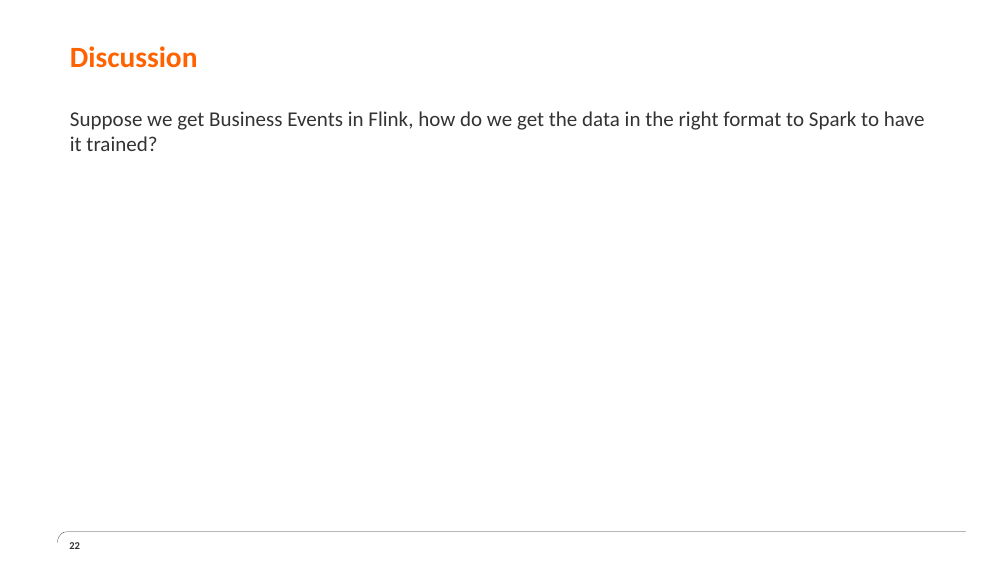
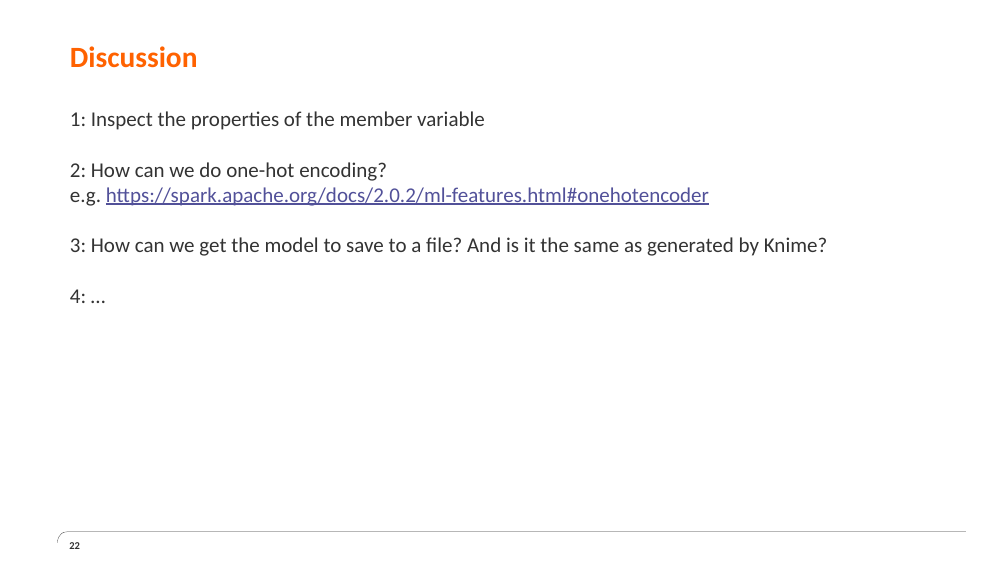
Before and after one commit to erik121212/naivebayes, a slide deck: slide 22 of spark-core/naive-bayes/src/main/resources/NaiveBayes.pptx. Drawn at 1008x567 pixels with LibreOffice and Linux fonts; fonts in the diff are those of the drawing; background and template pictures are left out. Boxes give left, top, right and bottom in pixels: in the first picture for what was removed or moved away, otherwise in the second. Text is boxed around its words. In the diff, an @@ line names an element or a change of style, - is before the commit and + after.

```diff
--- a/spark-core/naive-bayes/src/main/resources/NaiveBayes.pptx
+++ b/spark-core/naive-bayes/src/main/resources/NaiveBayes.pptx
@@ text at (70,111,827,303): text changed @@
-Suppose we get Business Events in Flink, how do we get the data in the right format to Spark to have it trained?
+1: Inspect the properties of the member variable
+2: How can we do one-hot encoding?
+e.g. https://spark.apache.org/docs/2.0.2/ml-features.html#onehotencoder
+3: How can we get the model to save to a file? And is it the same as generated by Knime?
+4: …
```
Also in this commit, not shown: 5 other slides changed, 1 slide added, 1 slide removed.
